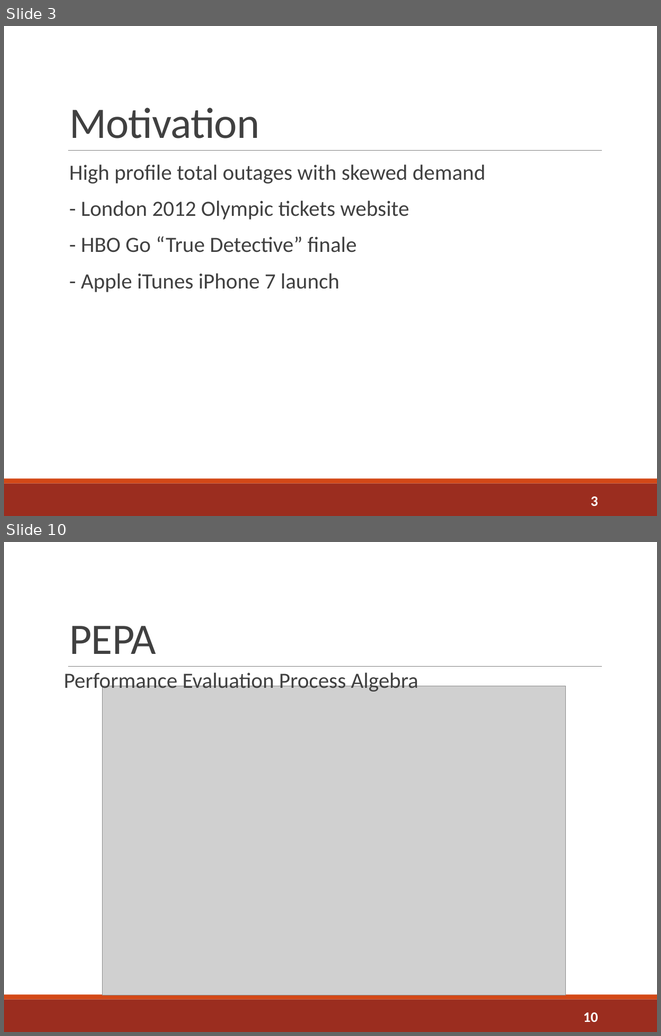
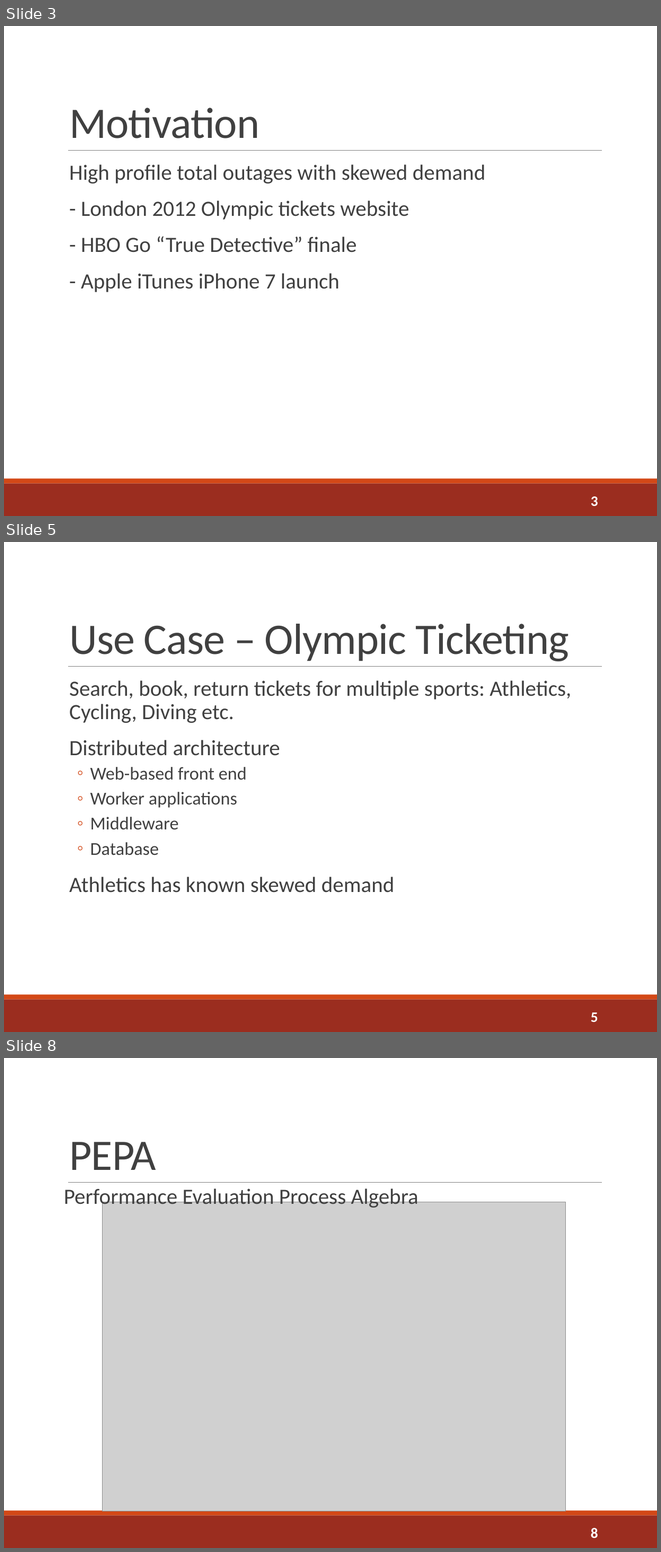
Before and after one commit to sshephard2/skewed-modelling, a slide deck: Presentation/Performance modelling of skewed demand in complex systems.pptx. Shown one above the other, each under a label of ours: slides 3 and 10 before the commit, slides 3, 5 and 8 after it; the slides between them are not shown. The pictures are 661x1036 and 661x1552 pixels, drawn with LibreOffice and Linux fonts; fonts in the diff are those of the drawing; grey boxes stand for pictures. Boxes give left, top, right and bottom in pixels: in the first picture for what was removed or moved away, otherwise in the second. Text is boxed around its words. In the diff, an @@ line names an element or a change of style, - is before the commit and + after.

```diff
--- a/Presentation/Performance modelling of skewed demand in complex systems.pptx
+++ b/Presentation/Performance modelling of skewed demand in complex systems.pptx
@@ slide 5 added at [4, 542, 657, 1032], background #FFFFFF; not listed: 3 template elements that a slide beside it also shows @@
@@ title added at [69, 624, 569, 661], 48 pt, text #404040 @@
+Use Case – Olympic Ticketing
@@ text added at [69, 680, 571, 892], 24 pt, text #404040 @@
+  Search, book, return tickets for multiple sports: Athletics, Cycling, Diving etc.
+  Distributed architecture
+  ◦ Web-based front end
+  ◦ Worker applications
+  ◦ Middleware
+  ◦ Database
+  Athletics has known skewed demand
@@ page number added at [591, 1012, 598, 1022], 16 pt, text #FFFFFF, bold @@
+5
@@ what was slide 10 is now slide 8 @@
@@ page number at [591, 1528, 598, 1538]: text changed @@
-10
+8
```
Also in this commit, not shown: 5 slides changed, 2 other slides added, 4 slides removed.
